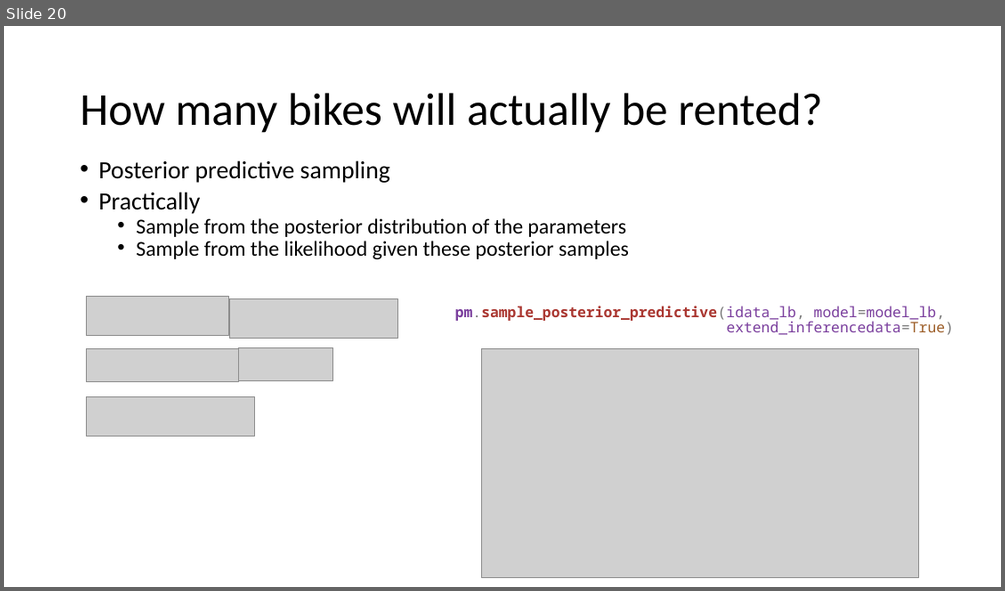
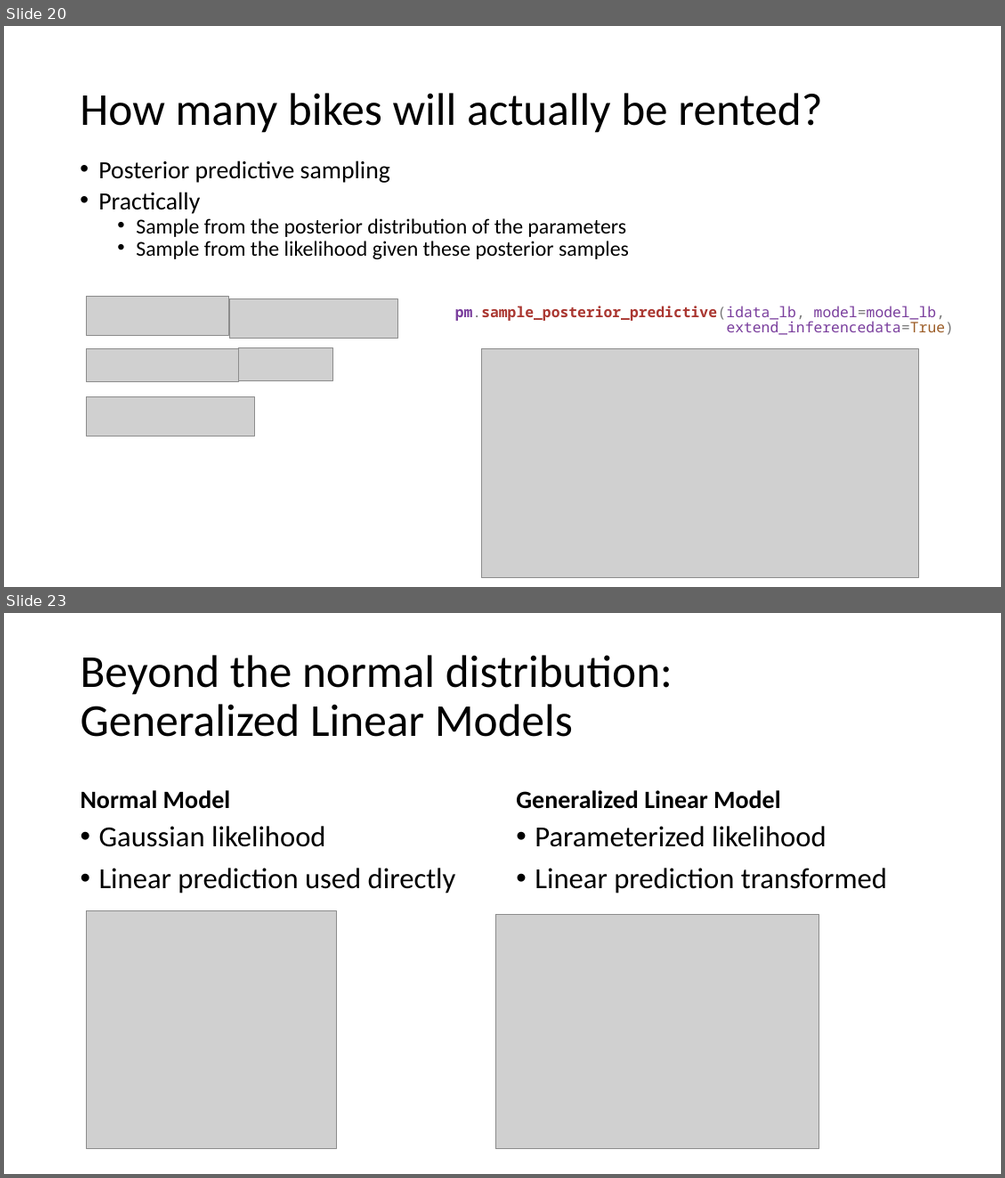
Before and after one commit to opherdonchin/StatisticalComputationAndAnalysis, a slide deck: Lectures/Lecture 6 Linear models.pptx. Shown one above the other, each under a label of ours: slide 20 before the commit, slides 20 and 23 after it; the slides between them are not shown. The pictures are 1005x591 and 1005x1178 pixels, drawn with LibreOffice and Linux fonts; fonts in the diff are those of the drawing; grey boxes stand for pictures. Boxes give left, top, right and bottom in pixels: in the first picture for what was removed or moved away, otherwise in the second. Text is boxed around its words. In the diff, an @@ line names an element or a change of style, - is before the commit and + after.

```diff
--- a/Lectures/Lecture 6 Linear models.pptx
+++ b/Lectures/Lecture 6 Linear models.pptx
@@ slide 23 added at [4,613,1001,1174], background #FFFFFF @@
@@ title added at [81,655,672,737], 44 pt, text #000000 @@
+Beyond the normal distribution:
+Generalized Linear Models
@@ text added at [81,790,231,809], 24 pt, text #000000, bold @@
+Normal Model
@@ text added at [516,790,780,809], 24 pt, text #000000, bold @@
+Generalized Linear Model
@@ text added at [99,826,456,893], 28 pt, text #000000 @@
+• Gaussian likelihood
+• Linear prediction used directly
@@ text added at [534,826,887,893], 28 pt, text #000000 @@
+• Parameterized likelihood
+• Linear prediction transformed
@@ picture added at [86,911,337,1149] @@
@@ picture added at [495,915,818,1149] @@
```
Also in this commit, not shown: 5 slides changed, 1 other slide added, 1 other file.
